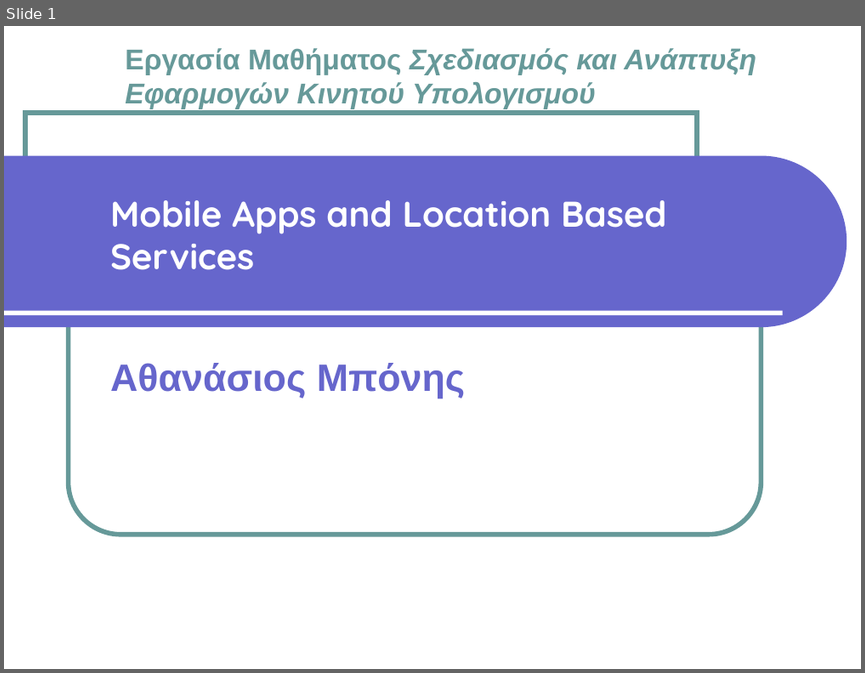
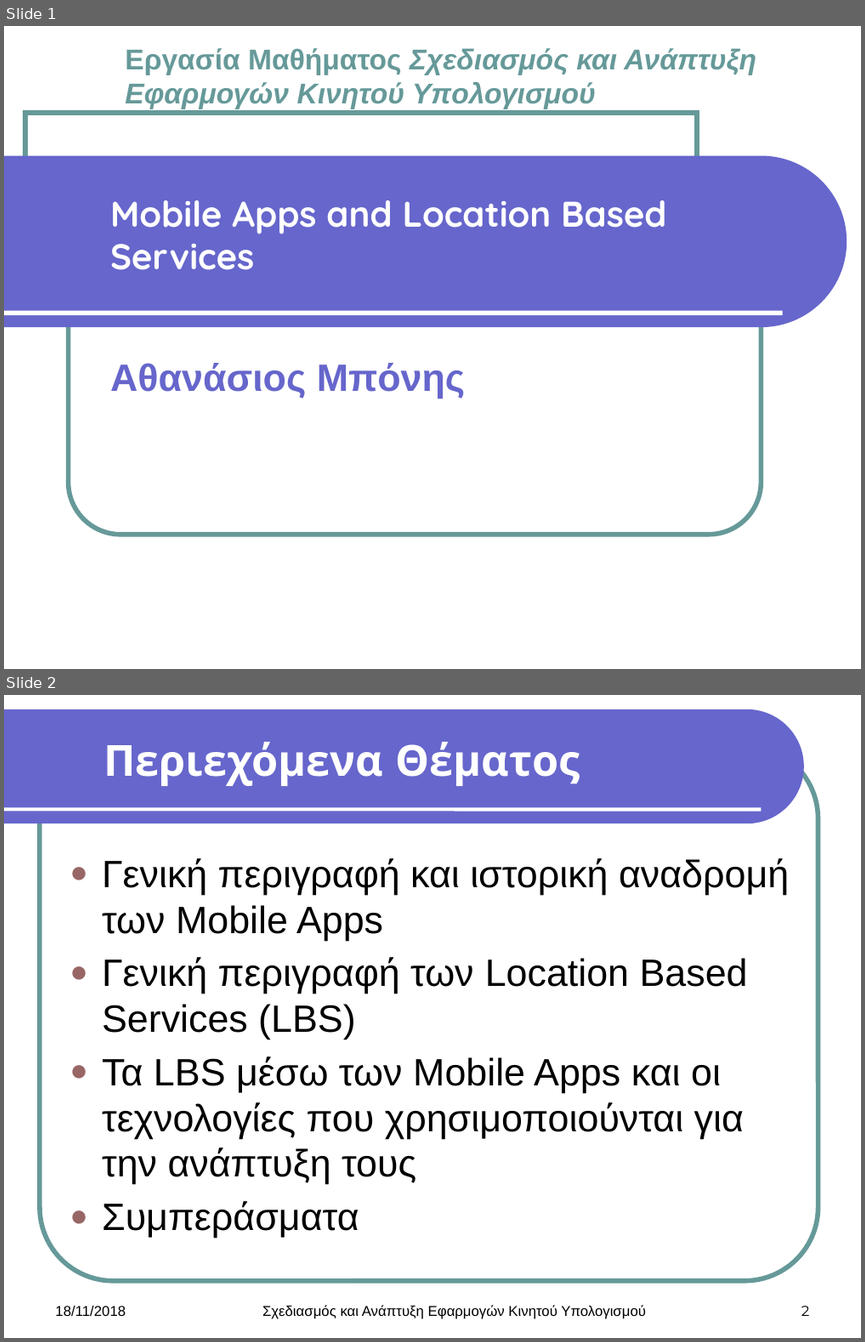
Before and after one commit to AthanCB/Design-and-development-of-mobile-computing, a slide deck: Theory Assignment/Mobile Apps and Location Based Services.pptx. Shown one above the other, each under a label of ours: slide 1 before the commit, slides 1 and 2 after it. The pictures are 865x673 and 865x1342 pixels, drawn with LibreOffice and Linux fonts; fonts in the diff are those of the drawing; background and template pictures are left out. Boxes give left, top, right and bottom in pixels: in the first picture for what was removed or moved away, otherwise in the second. Text is boxed around its words. In the diff, an @@ line names an element or a change of style, - is before the commit and + after.

```diff
--- a/Theory Assignment/Mobile Apps and Location Based Services.pptx
+++ b/Theory Assignment/Mobile Apps and Location Based Services.pptx
@@ slide 2 added at (x1=4, y1=695, x2=861, y2=1338), background #FFFFFF @@
@@ freeform shape added at (x1=4, y1=709, x2=803, y2=823), fill #6666CC @@
@@ rounded rectangle added at (x1=40, y1=744, x2=818, y2=1280), outline #669999 4 pt @@
@@ title added at (x1=103, y1=742, x2=579, y2=786), 36 pt, text #FFFFFF, bold @@
+Περιεχόμενα Θέματος
@@ line added from (4, 809) to (760, 809), #FFFFFF 3 pt @@
@@ text added at (x1=102, y1=858, x2=789, y2=1237), 32 pt, text #000000 @@
+● Γενική περιγραφή και ιστορική αναδρομή των Mobile Apps
+● Γενική περιγραφή των Location Based Services (LBS)
+● Τα LBS μέσω των Mobile Apps και οι τεχνολογίες που χρησιμοποιούνται για την ανάπτυξη τους
+● Συμπεράσματα
@@ text added at (x1=55, y1=1305, x2=126, y2=1316), 12 pt, text #000000 @@
+18/11/2018
@@ text added at (x1=262, y1=1304, x2=646, y2=1319), 12 pt, text #000000 @@
+Σχεδιασμός και Ανάπτυξη Εφαρμογών Κινητού Υπολογισμού
@@ page number added at (x1=801, y1=1305, x2=810, y2=1315), 12 pt, text #000000 @@
+2
```
Also in this commit, not shown: 14 other slides added, 1 slide removed, 16 other files.
